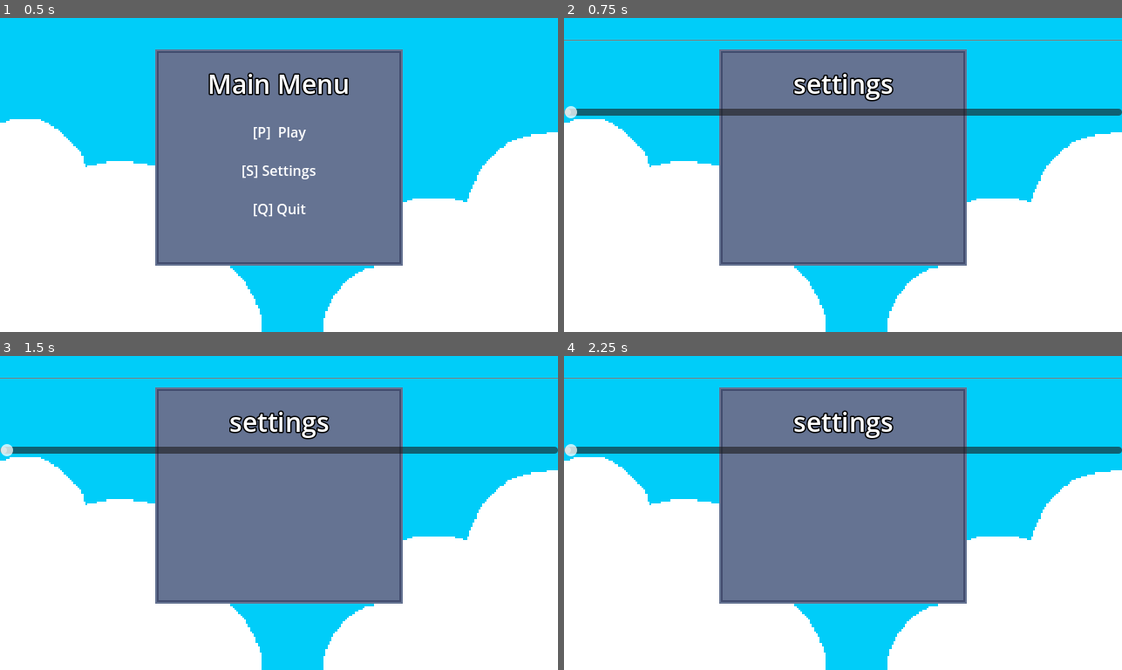
Above: before the commit, frames 1-4 (two rows, left to right).
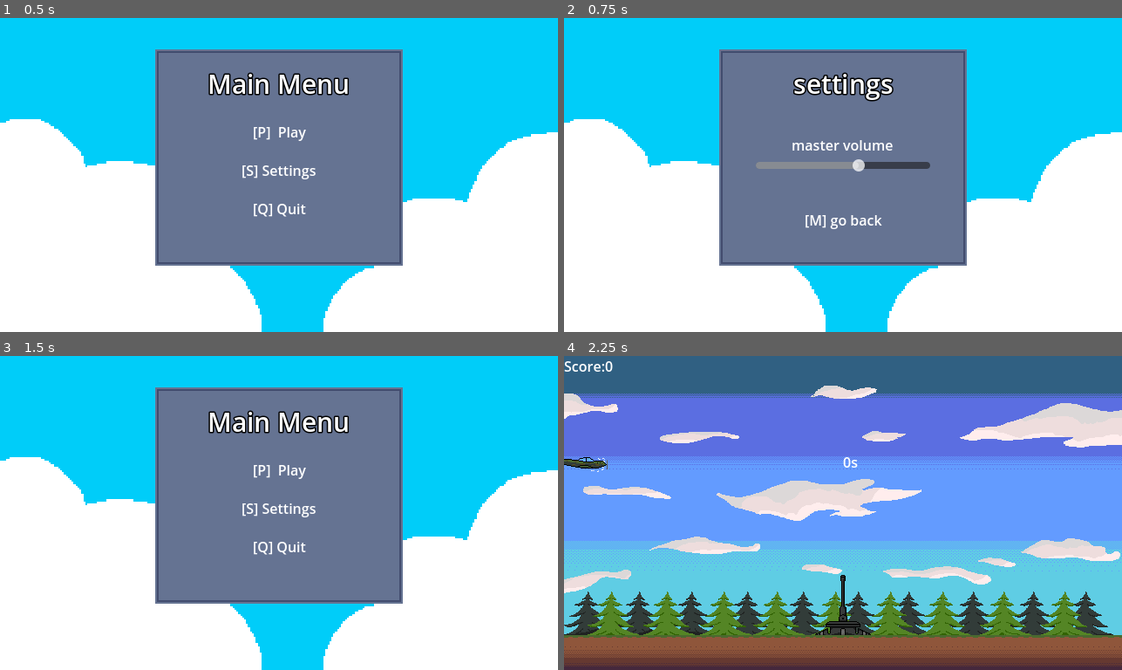
Above: after the commit, the same moments.

Repository: knyaz26/AA-Defence
Game: Godot game, scene res://game/main_menu/main_menu.tscn
Same seed, same stepped clock (60 frames per second), same inputs: the game is played once before the commit and once after it. Sound files missing from this copy of the repository are replaced by a short silence.
Inputs (mouse positions are in pixels of both pictures, inside the frame that each line leads up to):
- Up to frame 1 (0.5 s): no input
- Up to frame 2 (0.75 s): click "[S] Settings" at 0.5 s
- Up to frame 3 (1.5 s): click (279, 556) at 1.25 s, where only the run after the commit has a clickable "[M] go back"
- Up to frame 4 (2.25 s): click (843, 469) at 2 s, where only the run after the commit has a clickable "[P] Play"

Frame 1 is identical in both runs. In frame 2, 3.7% of the frame differs, in the area x 0-100%, y 6-68%; in frame 3, 4.3%; in frame 4, 99%, in the area x 0-100%, y 0-100%.

Commit message:
fixed the issue with audio

Diff:
--- /dev/null
+++ b/default_bus_layout.tres
@@ -0,0 +1,4 @@
+[gd_resource type="AudioBusLayout" format=3 uid="uid://b5jkd0ggboam6"]
+
+[resource]
+bus/0/volume_db = -0.0349503
--- a/game/main_map/game.gd
+++ b/game/main_map/game.gd
@@ -82,4 +82,5 @@
 		board_score.text = "score: " + str(GlobalVariables.score)
 		board_time.text = "time survived:" + time_survived + "s"
 		if Input.is_key_pressed(KEY_M):
+			$game_over_screen.visible = false
 			get_tree().change_scene_to_file("res://game/main_menu/main_menu.tscn")
--- a/game/main_map/main_map.tscn
+++ b/game/main_map/main_map.tscn
@@ -1,11 +1,10 @@
-[gd_scene load_steps=8 format=3 uid="uid://cgrbexx7agpkg"]
+[gd_scene load_steps=7 format=3 uid="uid://cgrbexx7agpkg"]
 
 [ext_resource type="Texture2D" uid="uid://d1ekakaxg8flk" path="res://game/main_map/sprite_background1.png" id="1_w6sdr"]
 [ext_resource type="PackedScene" uid="uid://bngavvpo4ma6d" path="res://game/aa/aa.tscn" id="2_evel5"]
 [ext_resource type="Script" path="res://game/main_map/game.gd" id="2_hkm0a"]
 [ext_resource type="PackedScene" uid="uid://b5iqsd8avih8o" path="res://game/plane/plane.tscn" id="4_s8hwi"]
 [ext_resource type="PackedScene" uid="uid://c5ibovjel713g" path="res://game/bomber/bomber.tscn" id="5_ihrda"]
-[ext_resource type="AudioStream" uid="uid://bgbaqc5l3g4xs" path="res://game/audio/test.wav" id="6_pev1t"]
 
 [sub_resource type="RectangleShape2D" id="RectangleShape2D_xtj1j"]
 size = Vector2(640, 40)
@@ -87,9 +86,4 @@
 size_flags_horizontal = 4
 text = "press [M] to get back to menu"
 
-[node name="AudioStreamPlayer" type="AudioStreamPlayer" parent="."]
-stream = ExtResource("6_pev1t")
-autoplay = true
-
 [connection signal="timeout" from="cooldown" to="." method="_on_cooldown_timeout"]
-[connection signal="finished" from="AudioStreamPlayer" to="." method="_on_audio_stream_player_finished"]
--- /dev/null
+++ b/game/settings/settings.gd
@@ -0,0 +1,7 @@
+extends HSlider
+
+func _ready():
+	self.value_changed.connect(_on_value_changed)
+
+func _on_value_changed(value):
+	AudioServer.set_bus_volume_db(AudioServer.get_bus_index("Master"), value)
--- a/game/settings/settings.tscn
+++ b/game/settings/settings.tscn
@@ -1,6 +1,13 @@
-[gd_scene load_steps=2 format=3 uid="uid://bxbj0qbhjxwi"]
+[gd_scene load_steps=7 format=3 uid="uid://bxbj0qbhjxwi"]
 
 [ext_resource type="Texture2D" uid="uid://qg0af756hflt" path="res://game/main_menu/background_main_menu.png" id="1_hmp7t"]
+[ext_resource type="Script" path="res://game/settings/settings.gd" id="1_uhjom"]
+[ext_resource type="Texture2D" uid="uid://b1u3wg4xtwdlv" path="res://game/main_menu/button_hover_main_menu.png" id="3_phw4b"]
+[ext_resource type="Script" path="res://game/settings/texture_button.gd" id="4_6qw7o"]
+
+[sub_resource type="StyleBoxEmpty" id="StyleBoxEmpty_bcn63"]
+
+[sub_resource type="StyleBoxEmpty" id="StyleBoxEmpty_r4chc"]
 
 [node name="Control" type="Control"]
 layout_mode = 3
@@ -30,6 +37,7 @@
 [node name="HSeparator" type="HSeparator" parent="TextureRect/VBoxContainer"]
 custom_minimum_size = Vector2(0, 50)
 layout_mode = 2
+theme_override_styles/separator = SubResource("StyleBoxEmpty_bcn63")
 
 [node name="Label" type="Label" parent="TextureRect/VBoxContainer"]
 layout_mode = 2
@@ -39,6 +47,51 @@
 text = "settings
 "
 
+[node name="HSeparator2" type="HSeparator" parent="TextureRect/VBoxContainer"]
+custom_minimum_size = Vector2(0, 30)
+layout_mode = 2
+theme_override_styles/separator = SubResource("StyleBoxEmpty_r4chc")
+
+[node name="Label2" type="Label" parent="TextureRect/VBoxContainer"]
+layout_mode = 2
+size_flags_horizontal = 4
+text = "master volume
+"
+
 [node name="HSlider" type="HSlider" parent="TextureRect/VBoxContainer"]
+custom_minimum_size = Vector2(200, 0)
 layout_mode = 2
+size_flags_horizontal = 4
 size_flags_vertical = 4
+min_value = -30.0
+max_value = 20.0
+script = ExtResource("1_uhjom")
+
+[node name="HSeparator3" type="HSeparator" parent="TextureRect/VBoxContainer"]
+custom_minimum_size = Vector2(0, 30)
+layout_mode = 2
+theme_override_styles/separator = SubResource("StyleBoxEmpty_r4chc")
+
+[node name="TextureButton" type="TextureButton" parent="TextureRect/VBoxContainer"]
+layout_mode = 2
+size_flags_horizontal = 4
+texture_hover = ExtResource("3_phw4b")
+script = ExtResource("4_6qw7o")
+
+[node name="Label3" type="Label" parent="TextureRect/VBoxContainer/TextureButton"]
+layout_mode = 1
+anchors_preset = 8
+anchor_left = 0.5
+anchor_top = 0.5
+anchor_right = 0.5
+anchor_bottom = 0.5
+offset_left = -44.5
+offset_top = -11.5
+offset_right = 44.5
+offset_bottom = 11.5
+grow_horizontal = 2
+grow_vertical = 2
+size_flags_horizontal = 4
+text = "[M] go back"
+
+[connection signal="pressed" from="TextureRect/VBoxContainer/TextureButton" to="TextureRect/VBoxContainer/TextureButton" method="_on_pressed"]
--- /dev/null
+++ b/game/settings/texture_button.gd
@@ -0,0 +1,9 @@
+extends TextureButton
+
+func _process(delta: float) -> void:
+	if Input.is_key_pressed(KEY_M):
+		get_tree().change_scene_to_file("res://game/main_menu/main_menu.tscn")
+
+
+func _on_pressed() -> void:
+	get_tree().change_scene_to_file("res://game/main_menu/main_menu.tscn")
--- a/icon.svg
+++ /dev/null
@@ -1 +0,0 @@
-<svg xmlns="http://www.w3.org/2000/svg" width="128" height="128"><rect width="124" height="124" x="2" y="2" fill="#363d52" stroke="#212532" stroke-width="4" rx="14"/><g fill="#fff" transform="translate(12.322 12.322)scale(.101)"><path d="M105 673v33q407 354 814 0v-33z"/><path fill="#478cbf" d="m105 673 152 14q12 1 15 14l4 67 132 10 8-61q2-11 15-15h162q13 4 15 15l8 61 132-10 4-67q3-13 15-14l152-14V427q30-39 56-81-35-59-83-108-43 20-82 47-40-37-88-64 7-51 8-102-59-28-123-42-26 43-46 89-49-7-98 0-20-46-46-89-64 14-123 42 1 51 8 102-48 27-88 64-39-27-82-47-48 49-83 108 26 42 56 81zm0 33v39c0 276 813 276 814 0v-39l-134 12-5 69q-2 10-14 13l-162 11q-12 0-16-11l-10-65H446l-10 65q-4 11-16 11l-162-11q-12-3-14-13l-5-69z"/><path d="M483 600c0 34 58 34 58 0v-86c0-34-58-34-58 0z"/><circle cx="725" cy="526" r="90"/><circle cx="299" cy="526" r="90"/></g><g fill="#414042" transform="translate(12.322 12.322)scale(.101)"><circle cx="307" cy="532" r="60"/><circle cx="717" cy="532" r="60"/></g></svg>
Not shown, removed: icon.svg.import
